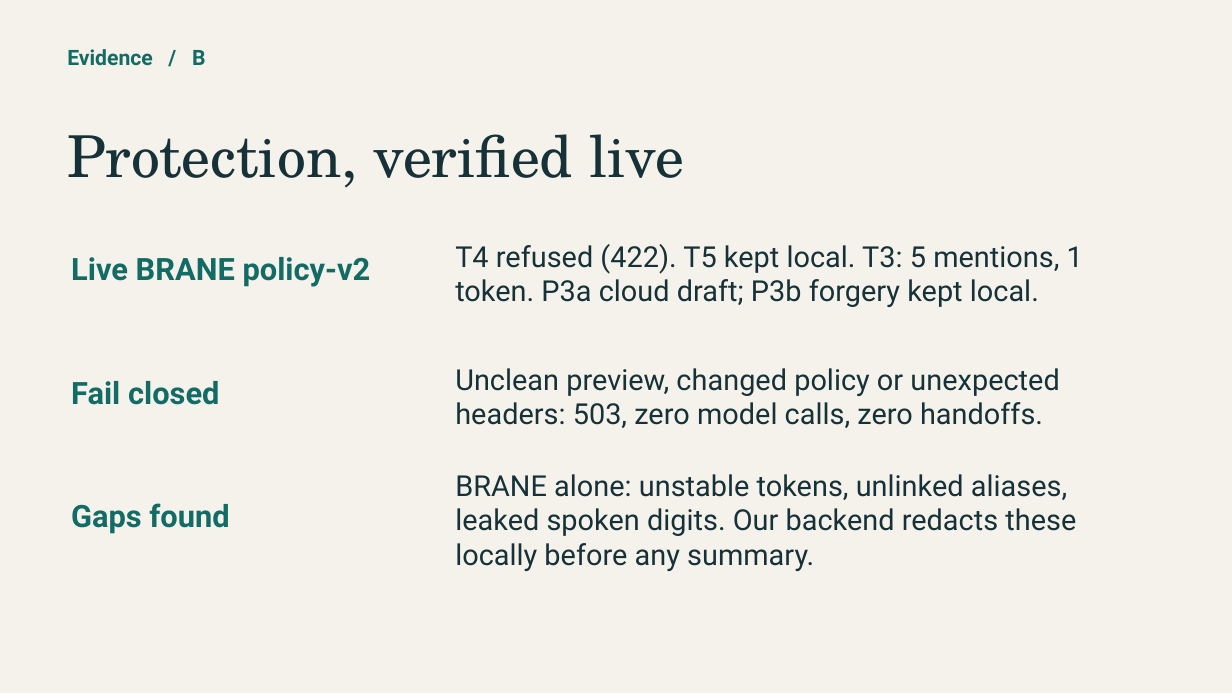
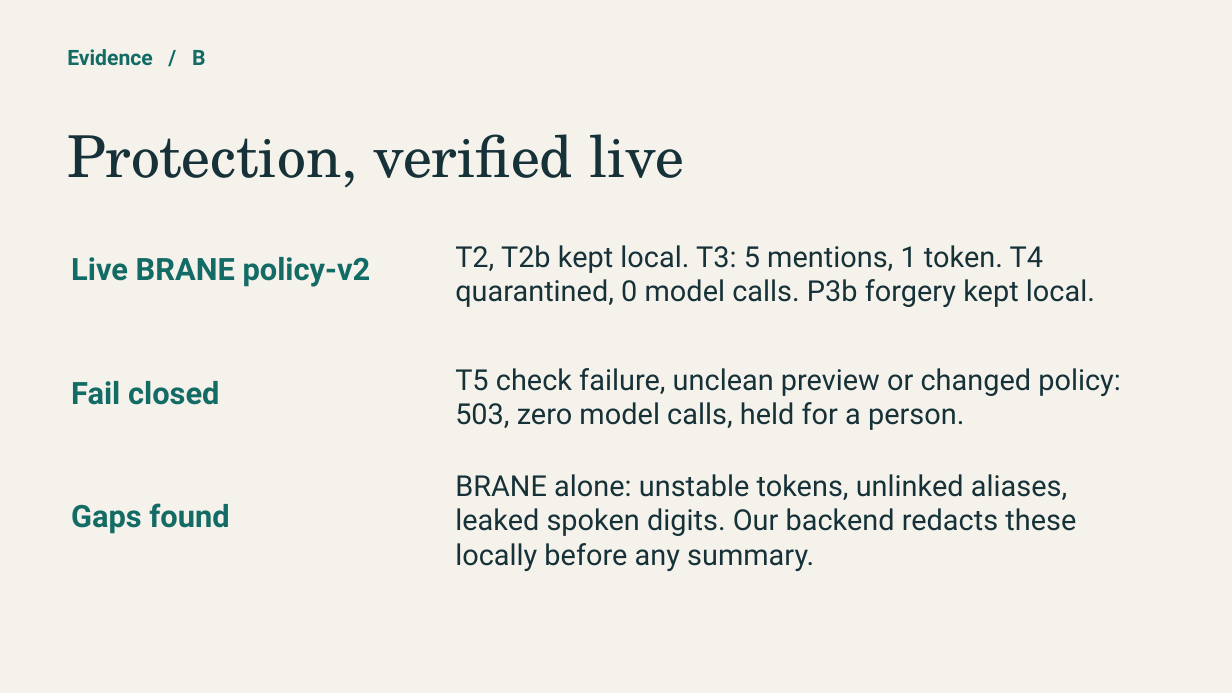
Before and after one commit to AnaCulo/mainhackathon, a slide deck: slide 4 of pitch/Culo-pitch.pptx. Drawn at 1232x693 pixels with LibreOffice and Linux fonts; fonts in the diff are those of the drawing. Boxes give left, top, right and bottom in pixels: in the first picture for what was removed or moved away, otherwise in the second. Text is boxed around its words. In the diff, an @@ line names an element or a change of style, - is before the commit and + after.

```diff
--- a/pitch/Culo-pitch.pptx
+++ b/pitch/Culo-pitch.pptx
@@ text at (x1=455, y1=245, x2=1095, y2=307): text changed @@
-T4 refused (422). T5 kept local. T3: 5 mentions, 1 token. P3a cloud draft; P3b forgery kept local.
+T2, T2b kept local. T3: 5 mentions, 1 token. T4 quarantined, 0 model calls. P3b forgery kept local.
@@ text at (x1=455, y1=368, x2=1121, y2=430): text changed @@
-Unclean preview, changed policy or unexpected headers: 503, zero model calls, zero handoffs.
+T5 check failure, unclean preview or changed policy: 503, zero model calls, held for a person.
```
Also in this commit, not shown: 2 other slides changed.
